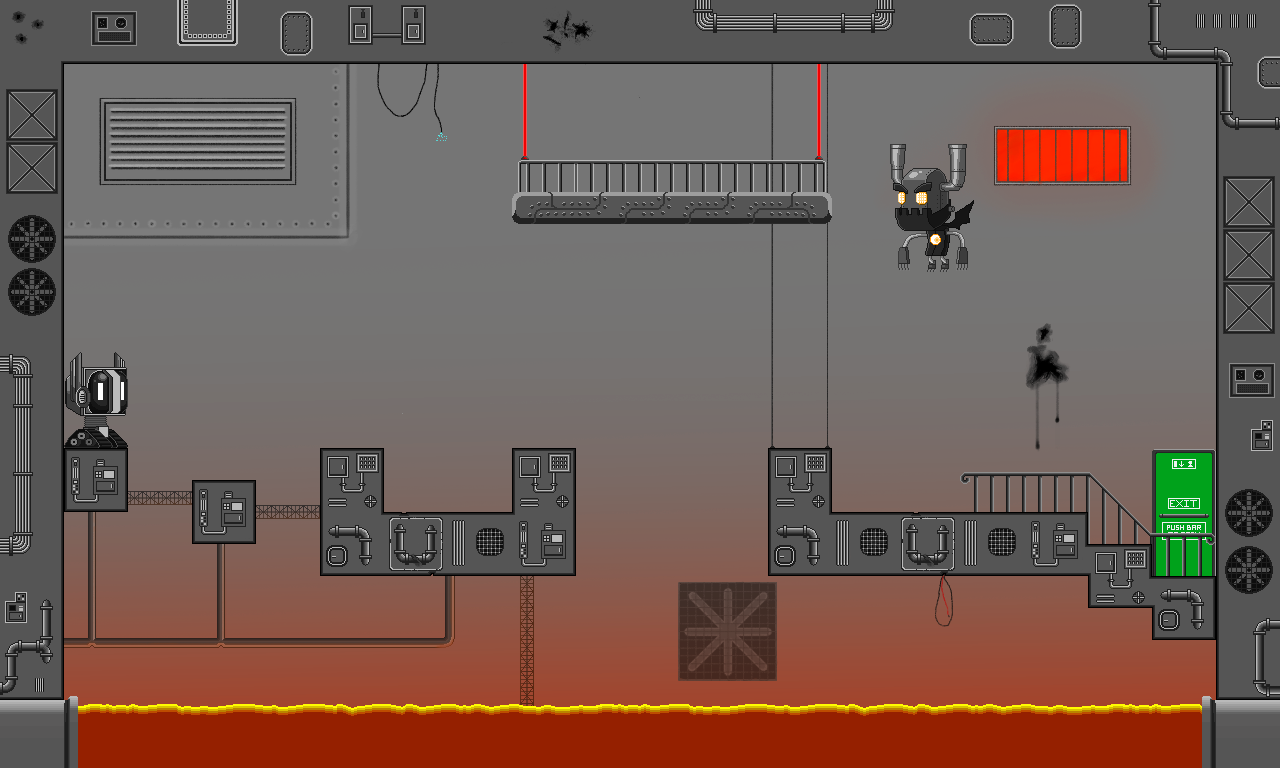
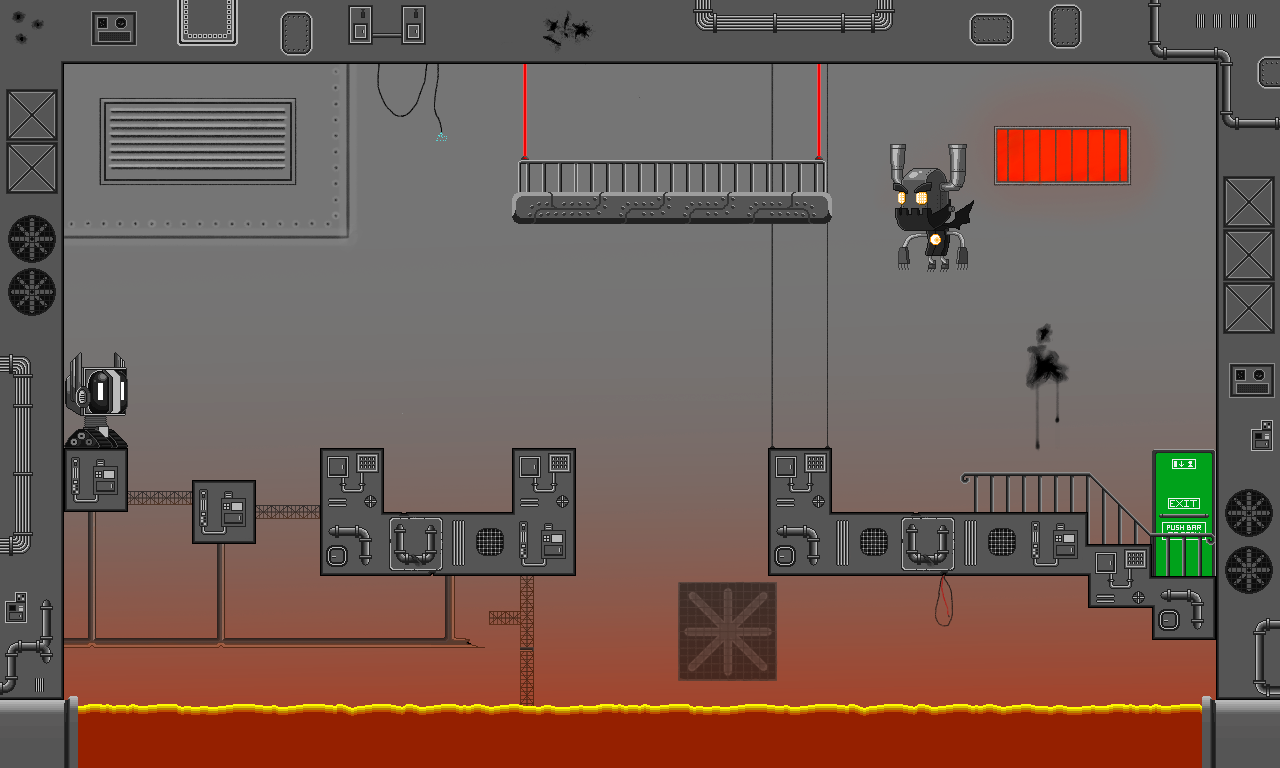
The second 1280px x 768px image is a revision of the first. Changes to its layers:
added layer "Hangover02" in group "Group 1" over [489, 611, 521, 625]
painted on "Layer 9" over [431, 591, 534, 652]
added group "Minirobot02" with 22 layers in group "Group 1" over [450, 635, 523, 652]
added layer "Frame_01" in group "Minirobot02" over [450, 640, 473, 648]
